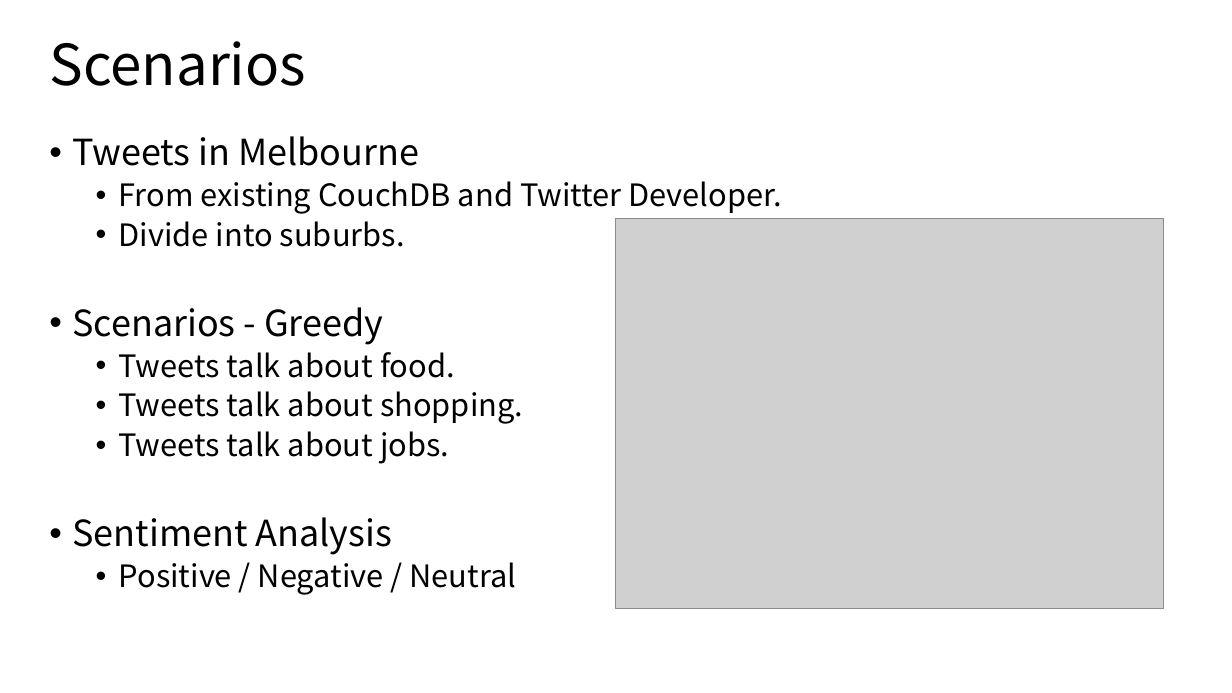
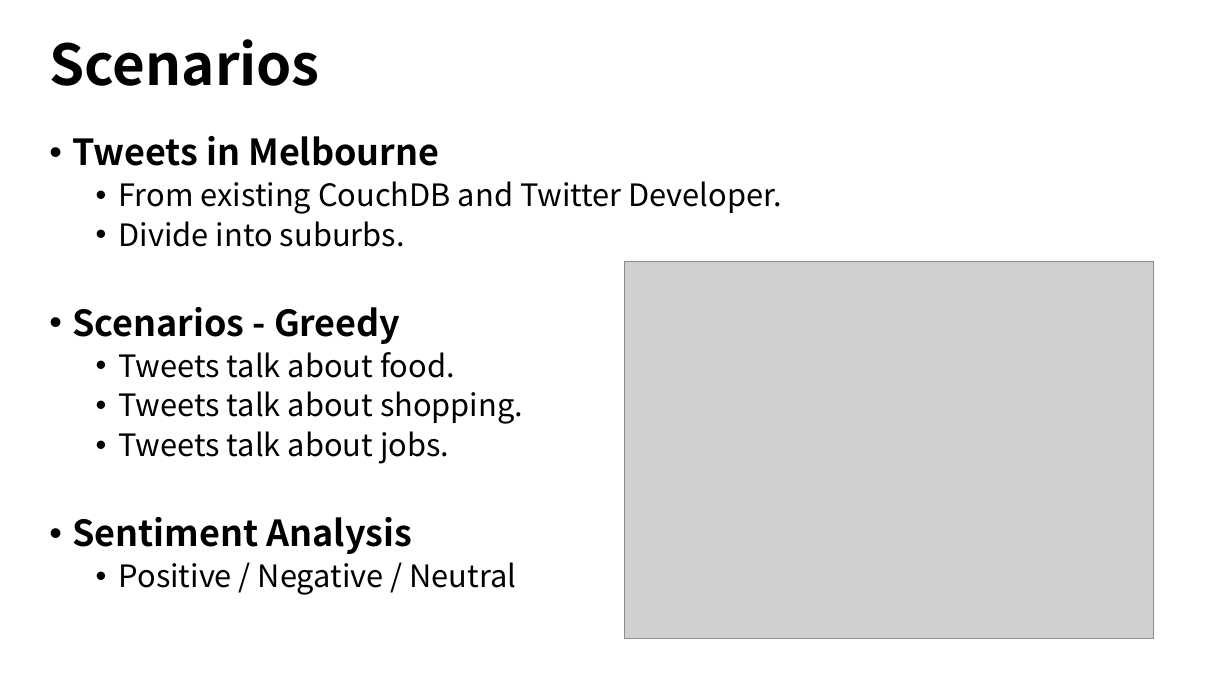
Before and after one commit to AlanChaw/Seven_Sins, a slide deck: slide 2 of presentation.pptx. Drawn at 1232x693 pixels with LibreOffice and Linux fonts; fonts in the diff are those of the drawing; grey boxes stand for pictures. Boxes give left, top, right and bottom in pixels: in the first picture for what was removed or moved away, otherwise in the second. Text is boxed around its words. In the diff, an @@ line names an element or a change of style, - is before the commit and + after.

```diff
--- a/presentation.pptx
+++ b/presentation.pptx
@@ title "Scenarios" at (x1=49, y1=39, x2=319, y2=86): bold on @@
@@ text at (x1=72, y1=136, x2=439, y2=554): bold on in "Tweets in Melbourne", "Scenarios - Greedy", "Sentiment Analysis" @@
@@ picture resized from (x1=616, y1=218, x2=1165, y2=608) to (x1=624, y1=262, x2=1153, y2=639) @@
```
Also in this commit, not shown: 2 other slides changed.
